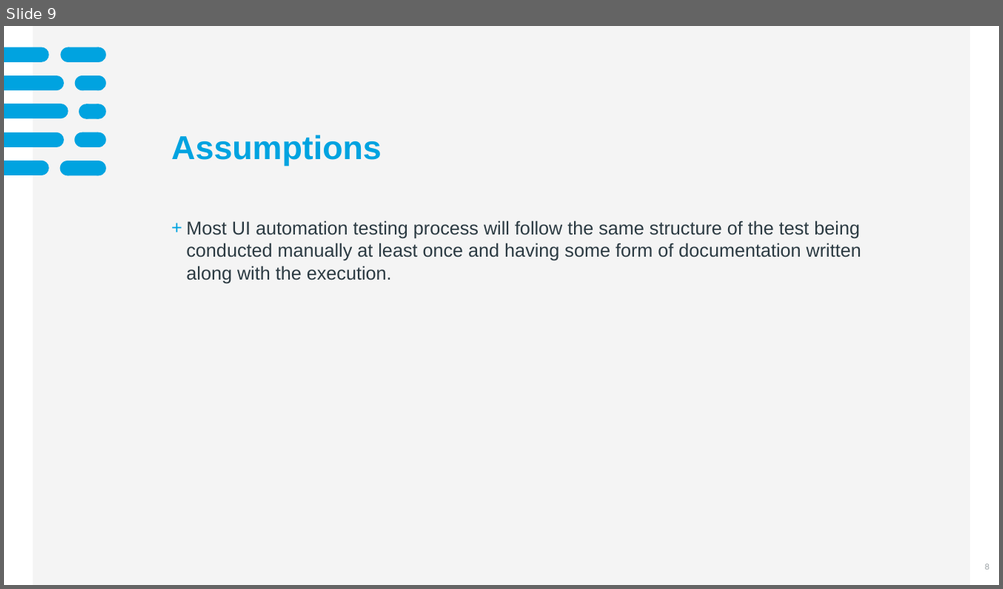
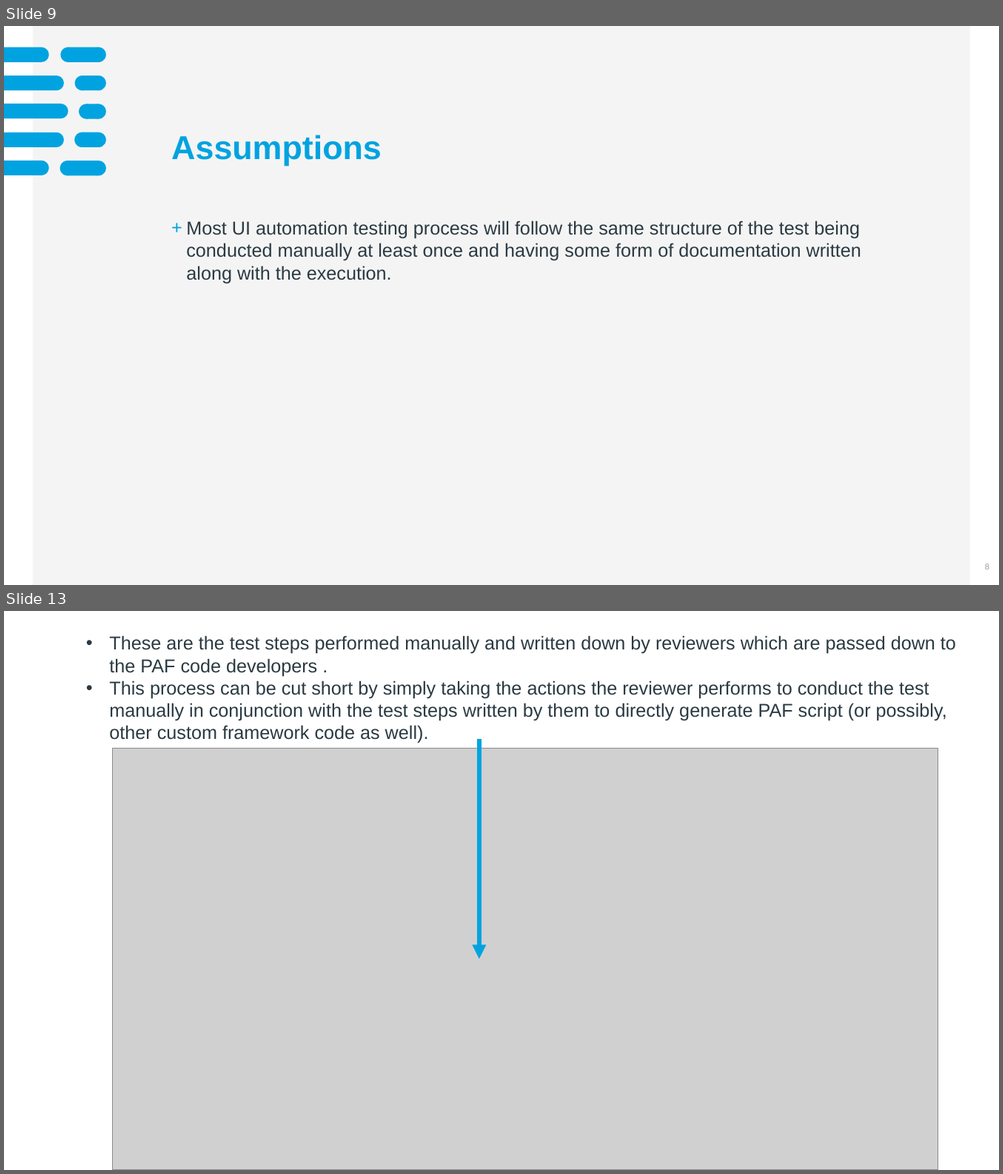
Before and after one commit to abygeorge8848/RecordandPlaybackGPT, a slide deck: PlaybackGPT.pptx. Shown one above the other, each under a label of ours: slide 9 before the commit, slides 9 and 13 after it; the slides between them are not shown. The pictures are 1003x589 and 1003x1174 pixels, drawn with LibreOffice and Linux fonts; fonts in the diff are those of the drawing; grey boxes stand for pictures; background and template pictures are left out. Boxes give left, top, right and bottom in pixels: in the first picture for what was removed or moved away, otherwise in the second. Text is boxed around its words. In the diff, an @@ line names an element or a change of style, - is before the commit and + after.

```diff
--- a/PlaybackGPT.pptx
+++ b/PlaybackGPT.pptx
@@ slide 13 added at (x1=4, y1=611, x2=999, y2=1170), background #FFFFFF @@
@@ text added at (x1=109, y1=635, x2=956, y2=743), 18 pt, text #2B3A42 @@
+• These are the test steps performed manually and written down by reviewers which are passed down to the PAF code developers .
+• This process can be cut short by simply taking the actions the reviewer performs to conduct the test manually in conjunction with the test steps written by them to directly generate PAF script (or possibly, other custom framework code as well).
@@ arrow added from (479, 738) to (479, 960), #00A3E0 4.5 pt @@
@@ picture added at (x1=112, y1=749, x2=937, y2=1170) @@
```
Also in this commit, not shown: 1 slide changed, 3 other slides added, 4 other files.
